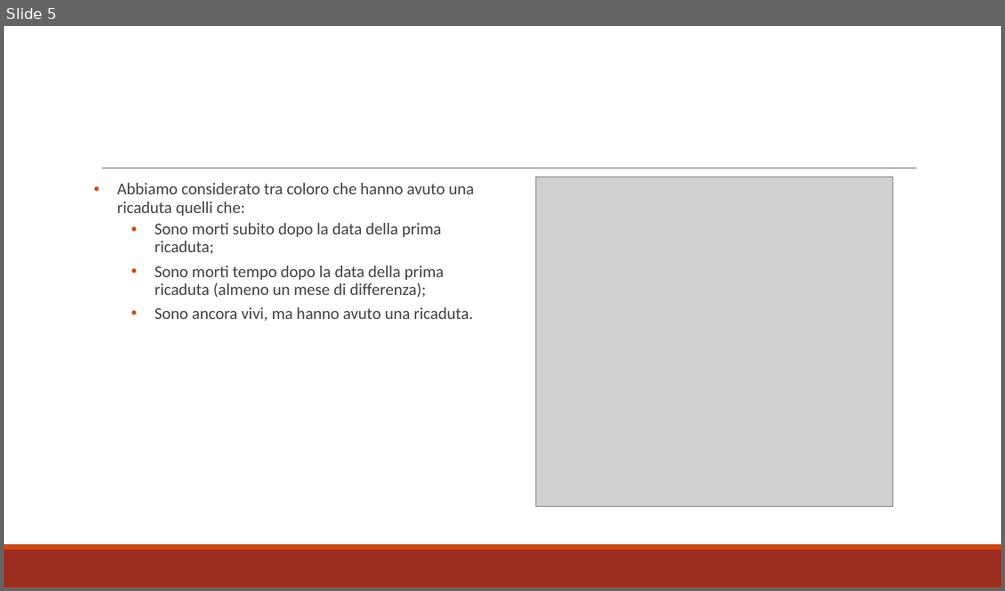
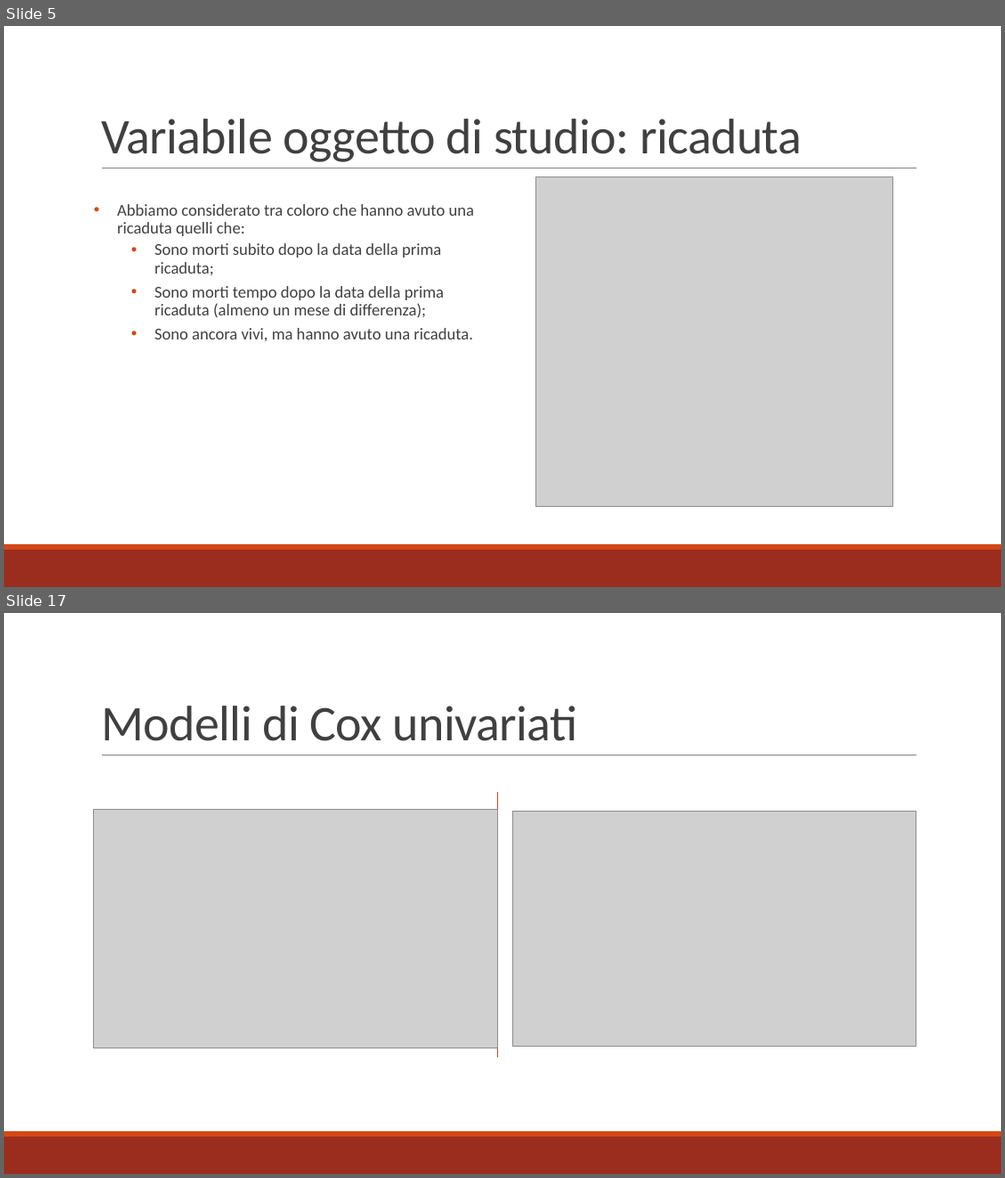
Before and after one commit to alghul96/AnalisiCdS, a slide deck: 2017-5 - 10 gruppo 8.pptx. Shown one above the other, each under a label of ours: slide 5 before the commit, slides 5 and 17 after it; the slides between them are not shown. The pictures are 1005x591 and 1005x1178 pixels, drawn with LibreOffice and Linux fonts; fonts in the diff are those of the drawing; grey boxes stand for pictures. Boxes give left, top, right and bottom in pixels: in the first picture for what was removed or moved away, otherwise in the second. Text is boxed around its words. In the diff, an @@ line names an element or a change of style, - is before the commit and + after.

```diff
--- a/2017-5 - 10 gruppo 8.pptx
+++ b/2017-5 - 10 gruppo 8.pptx
@@ slide 17 added at (x1=4, y1=613, x2=1001, y2=1174), background #FFFFFF; not listed: 3 template elements that a slide beside it also shows @@
@@ title added at (x1=101, y1=706, x2=577, y2=741), 48 pt, text #404040 @@
+Modelli di Cox univariati
@@ line added from (498, 792) to (498, 1057), #D34817 1 pt @@
@@ picture added at (x1=94, y1=809, x2=498, y2=1047) @@
@@ picture added at (x1=512, y1=811, x2=916, y2=1046) @@
@@ slide 5 changed as well @@
@@ title added at (x1=101, y1=119, x2=801, y2=162), 48 pt, text #404040 @@
+Variabile oggetto di studio: ricaduta
@@ text "Abbiamo considerato tra coloro che ..." moved from (x1=117, y1=183, x2=474, y2=321) to (x1=117, y1=204, x2=474, y2=341) @@
```
Also in this commit, not shown: 2 other slides changed, 11 other slides added, 4 other files.
